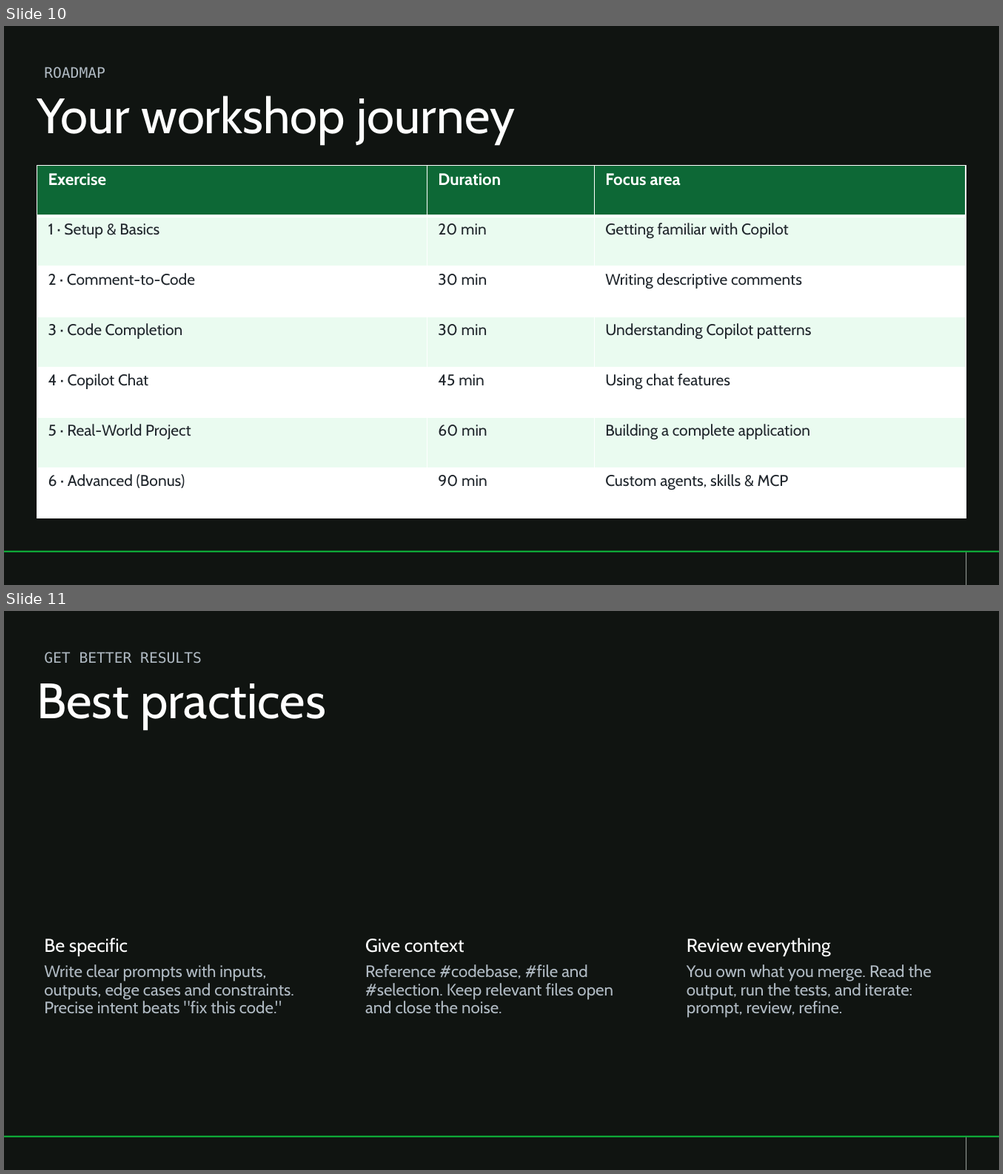
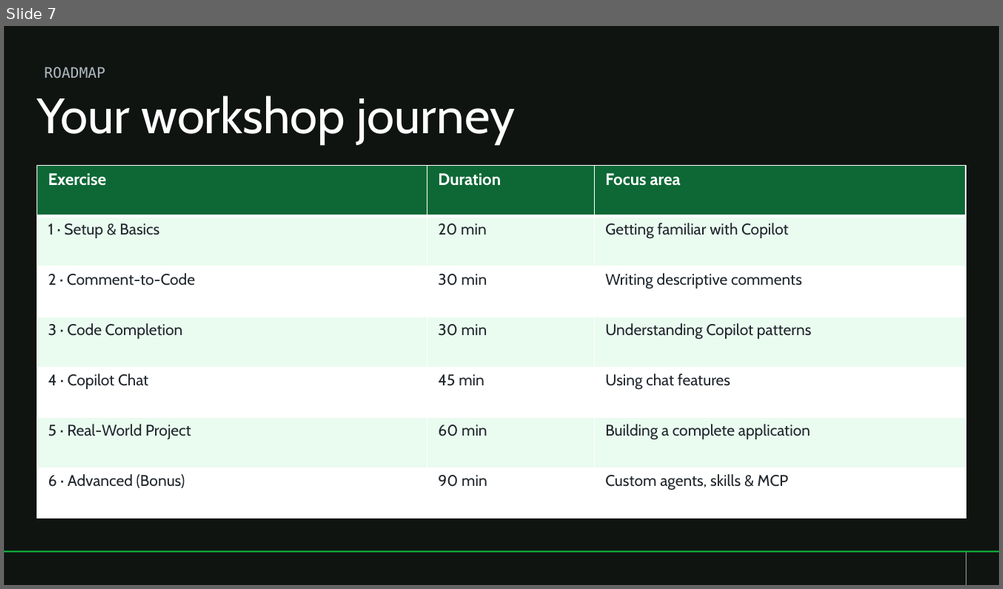
Before and after one commit to abhi-singhs/github-copilot-workshop, a slide deck: resources/github-copilot-workshop.pptx. Shown one above the other, each under a label of ours: slides 10 and 11 before the commit, slide 7 after it. The pictures are 1003x1174 and 1003x589 pixels, drawn with LibreOffice and Linux fonts; fonts in the diff are those of the drawing; background and template pictures are left out. Boxes give left, top, right and bottom in pixels: in the first picture for what was removed or moved away, otherwise in the second. Text is boxed around its words. In the diff, an @@ line names an element or a change of style, - is before the commit and + after.

```diff
--- a/resources/github-copilot-workshop.pptx
+++ b/resources/github-copilot-workshop.pptx
@@ slide 11 removed at [4, 611, 999, 1170], background #101411; not listed: 2 template elements that a slide beside it also shows @@
@@ text removed at [44, 652, 202, 664] @@
-GET BETTER RESULTS
@@ title removed at [37, 684, 325, 730] @@
-Best practices
@@ text removed at [44, 938, 128, 957] @@
-Be specific
@@ text removed at [365, 939, 464, 953] @@
-Give context
@@ text removed at [686, 938, 831, 957] @@
-Review everything
@@ text removed at [44, 965, 294, 1014] @@
-Write clear prompts with inputs, outputs, edge cases and constraints. Precise intent beats "fix this code."
@@ text removed at [365, 965, 613, 1014] @@
-Reference #codebase, #file and #selection. Keep relevant files open and close the noise.
@@ text removed at [686, 965, 931, 1018] @@
-You own what you merge. Read the output, run the tests, and iterate: prompt, review, refine.
@@ what was slide 10 is now slide 7 @@
```
Also in this commit, not shown: 3 slides changed, 5 other slides removed.
